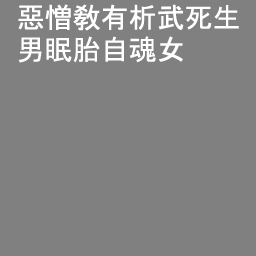
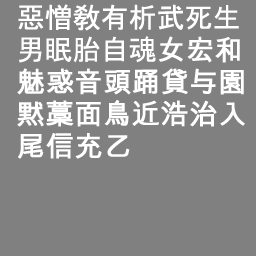
The second 256x256 image is a revision of the first. Changes to its layers:
renamed "惡憎敎有析武死生 男眠胎自魂女" to "惡憎敎有析武死生 男眠胎自魂女宏和 魅惑音頭踊貸与園 黙藁面", painted on it over (17, 36, 245, 159)
